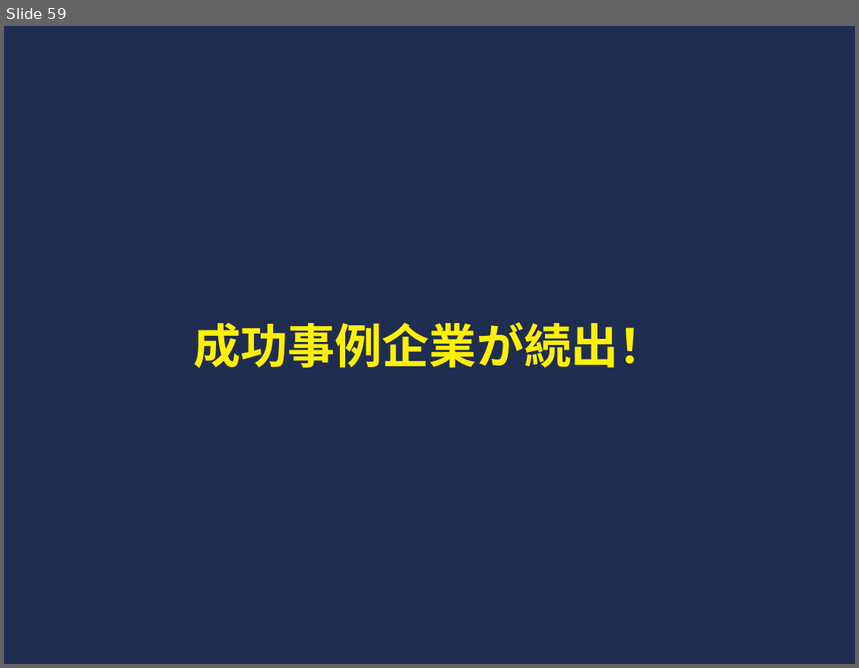
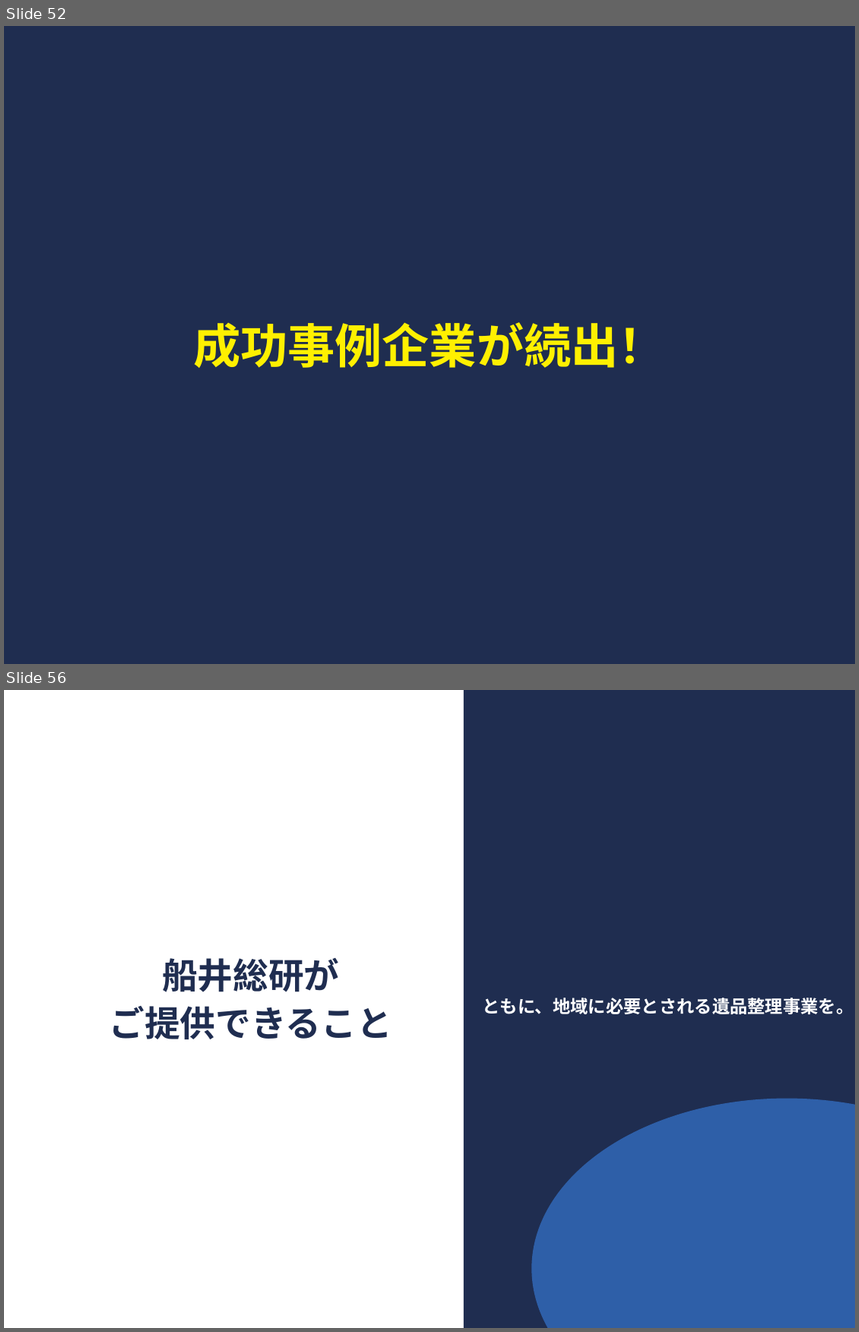
Before and after one commit to soshiro-iki-sys/-, a slide deck: proposals/遺品整理事業_企画書.pptx. Shown one above the other, each under a label of ours: slide 59 before the commit, slides 52 and 56 after it; the slides between them are not shown. The pictures are 859x668 and 859x1332 pixels, drawn with LibreOffice and Linux fonts; fonts in the diff are those of the drawing. Boxes give left, top, right and bottom in pixels: in the first picture for what was removed or moved away, otherwise in the second. Text is boxed around its words. In the diff, an @@ line names an element or a change of style, - is before the commit and + after.

```diff
--- a/proposals/遺品整理事業_企画書.pptx
+++ b/proposals/遺品整理事業_企画書.pptx
@@ slide 56 added at (x1=4, y1=690, x2=855, y2=1328), background #FFFFFF @@
@@ rectangle added at (x1=464, y1=690, x2=855, y2=1328), fill #1F2D50 @@
@@ text added at (x1=110, y1=958, x2=392, y2=1040), 30 pt, text #1F2D50, bold @@
+船井総研が
+ご提供できること
@@ text added at (x1=482, y1=998, x2=854, y2=1015), 15 pt, text #FFFFFF, bold @@
+ともに、地域に必要とされる遺品整理事業を。
@@ ellipse added at (x1=531, y1=1099, x2=855, y2=1328), fill #2E5FA8 @@
@@ what was slide 59 is now slide 52 @@
```
Also in this commit, not shown: 37 slides changed, 19 other slides added, 28 slides removed, 2 other files.
